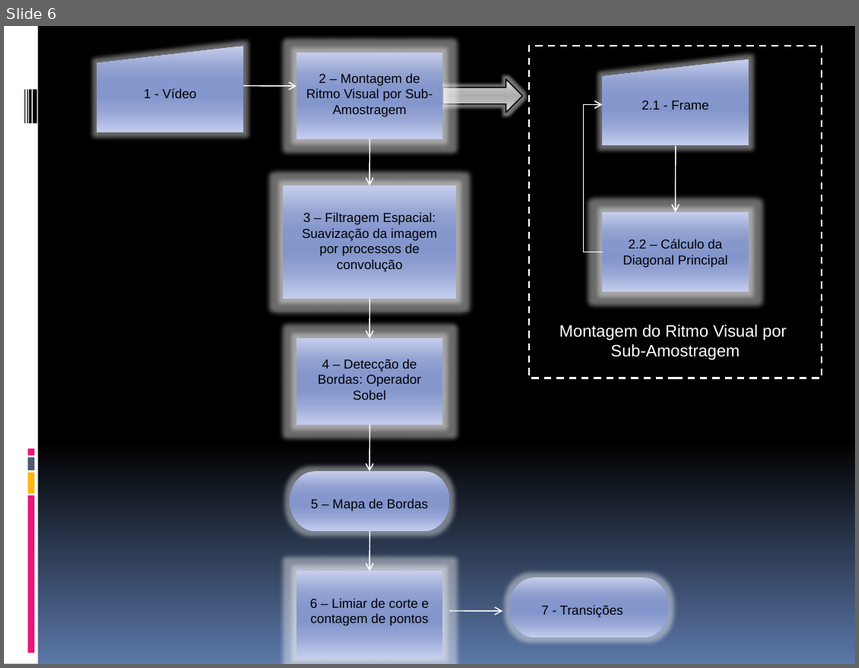
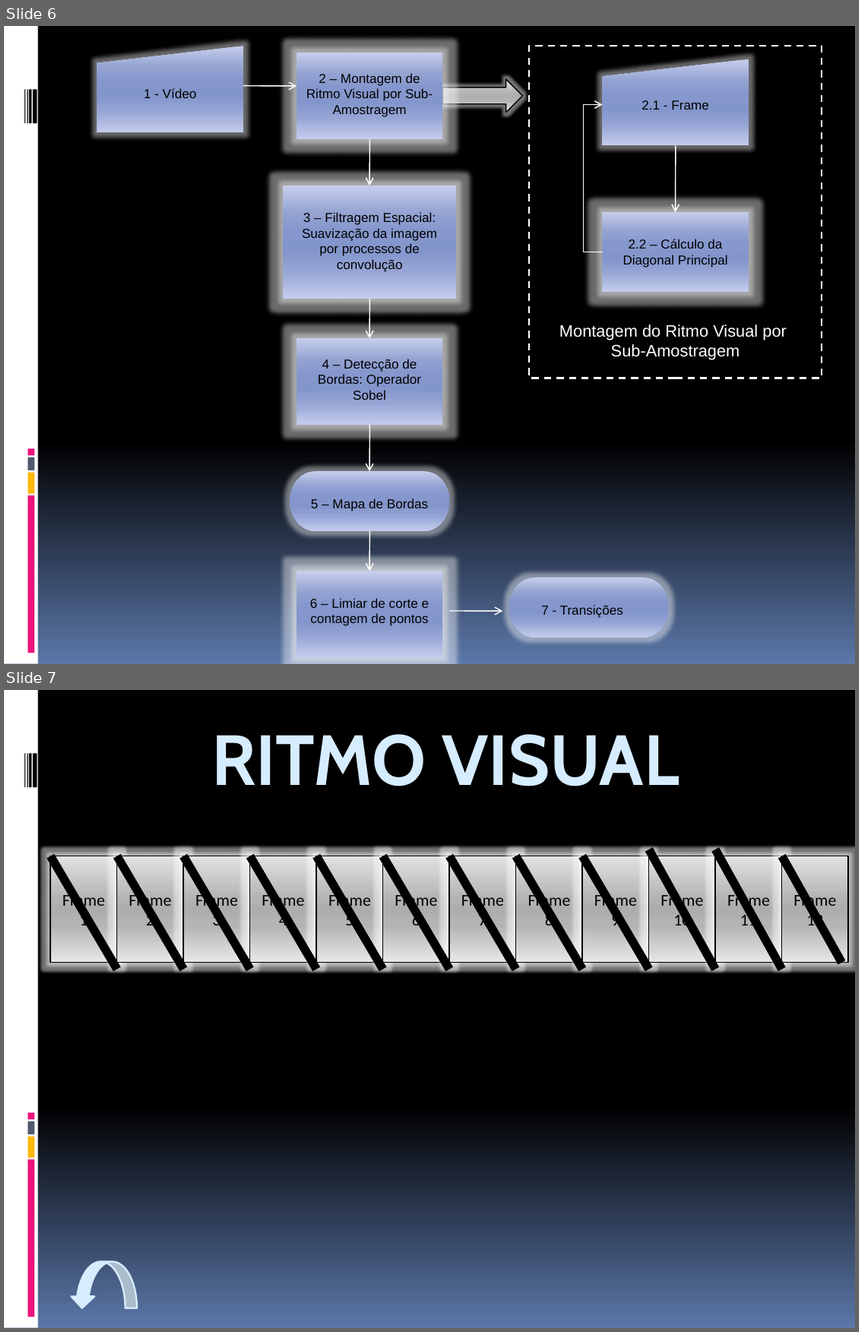
Before and after one commit to fabriciols/m-fit, a slide deck: DOCS/Apresentação/ApresentaçãoRP2.pptx. Shown one above the other, each under a label of ours: slide 6 before the commit, slides 6 and 7 after it. The pictures are 859x668 and 859x1332 pixels, drawn with LibreOffice and Linux fonts; fonts in the diff are those of the drawing; background and template pictures are left out. Boxes give left, top, right and bottom in pixels: in the first picture for what was removed or moved away, otherwise in the second. Text is boxed around its words. In the diff, an @@ line names an element or a change of style, - is before the commit and + after.

```diff
--- a/DOCS/Apresentação/ApresentaçãoRP2.pptx
+++ b/DOCS/Apresentação/ApresentaçãoRP2.pptx
@@ slide 7 added at (4,690,855,1328), background gradient #000000 to #5B77A8; not listed: 9 template elements that a slide beside it also shows @@
@@ text added at (211,734,680,787), 60 pt, text #D6ECFF, bold @@
+RITMO VISUAL
@@ line added from (649, 849) to (715, 969), #000000 7.25 pt @@
@@ line added from (715, 849) to (782, 969), #000000 7.25 pt @@
@@ rectangle added at (51,856,117,962), fill gradient #E1E1E1 to #B4B4B4 to #ADADAD to #E7E7E7, outline #000000 0.94 pt, 14 pt, text #000000 @@
+Frame 1
@@ line added from (51, 856) to (117, 969), #000000 7.25 pt @@
@@ rectangle added at (117,856,183,962), fill gradient #E1E1E1 to #B4B4B4 to #ADADAD to #E7E7E7, outline #000000 0.94 pt, 14 pt, text #000000 @@
+Frame 2
@@ line added from (117, 856) to (183, 969), #000000 7.25 pt @@
@@ rectangle added at (183,856,250,962), fill gradient #E1E1E1 to #B4B4B4 to #ADADAD to #E7E7E7, outline #000000 0.94 pt, 14 pt, text #000000 @@
+Frame 3
@@ line added from (183, 856) to (250, 969), #000000 7.25 pt @@
@@ rectangle added at (250,856,316,962), fill gradient #E1E1E1 to #B4B4B4 to #ADADAD to #E7E7E7, outline #000000 0.94 pt, 14 pt, text #000000 @@
+Frame 4
@@ line added from (250, 856) to (316, 969), #000000 7.25 pt @@
@@ rectangle added at (316,856,382,962), fill gradient #E1E1E1 to #B4B4B4 to #ADADAD to #E7E7E7, outline #000000 0.94 pt, 14 pt, text #000000 @@
+Frame 5
@@ line added from (316, 856) to (382, 969), #000000 7.25 pt @@
@@ rectangle added at (382,856,449,962), fill gradient #E1E1E1 to #B4B4B4 to #ADADAD to #E7E7E7, outline #000000 0.94 pt, 14 pt, text #000000 @@
+Frame 6
@@ line added from (382, 856) to (449, 969), #000000 7.25 pt @@
@@ rectangle added at (449,856,515,962), fill gradient #E1E1E1 to #B4B4B4 to #ADADAD to #E7E7E7, outline #000000 0.94 pt, 14 pt, text #000000 @@
+Frame 7
@@ line added from (449, 856) to (516, 969), #000000 7.25 pt @@
@@ rectangle added at (516,856,583,962), fill gradient #E1E1E1 to #B4B4B4 to #ADADAD to #E7E7E7, outline #000000 0.94 pt, 14 pt, text #000000 @@
+Frame 8
@@ line added from (516, 856) to (583, 969), #000000 7.25 pt @@
@@ rectangle added at (583,856,649,962), fill gradient #E1E1E1 to #B4B4B4 to #ADADAD to #E7E7E7, outline #000000 0.94 pt, 14 pt, text #000000 @@
+Frame 9
@@ line added from (583, 856) to (649, 969), #000000 7.25 pt @@
@@ rectangle added at (649,856,715,962), fill gradient #E1E1E1 to #B4B4B4 to #ADADAD to #E7E7E7, outline #000000 0.94 pt, 14 pt, text #000000 @@
+Frame 10
@@ rectangle added at (715,856,782,962), fill gradient #E1E1E1 to #B4B4B4 to #ADADAD to #E7E7E7, outline #000000 0.94 pt, 14 pt, text #000000 @@
+Frame 11
@@ rectangle added at (782,856,848,962), fill gradient #E1E1E1 to #B4B4B4 to #ADADAD to #E7E7E7, outline #000000 0.94 pt, 14 pt, text #000000 @@
+Frame 12
@@ line added from (782, 856) to (842, 962), #000000 7.25 pt @@
@@ curved down arrow added at (70,1262,137,1309), fill #D6ECFF, outline #D6ECFF 1.5 pt @@
```
Also in this commit, not shown: 1 slide changed, 1 other slide added, 1 slide removed.
